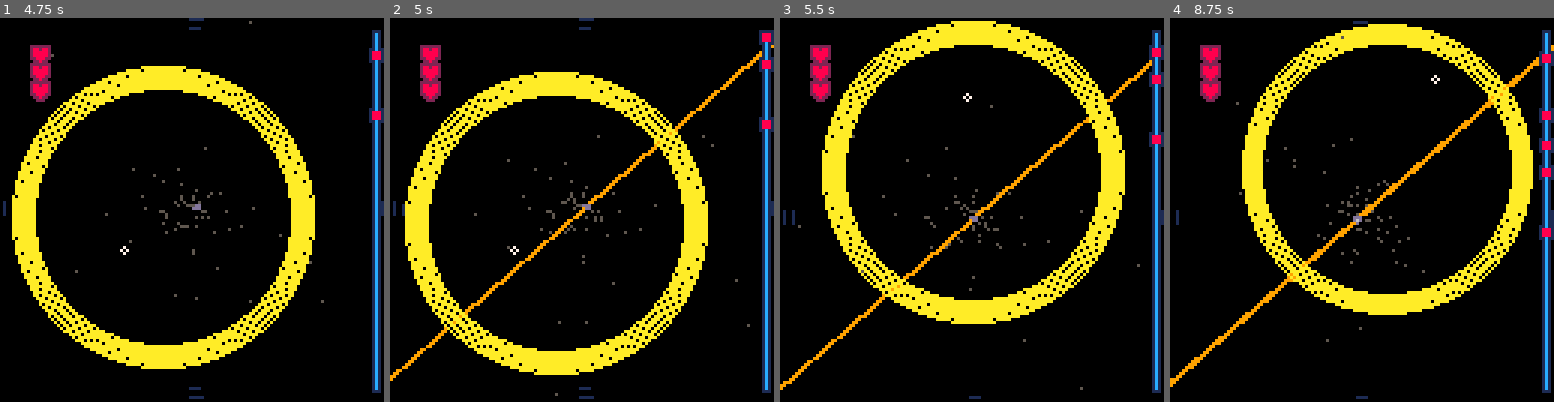
Above: before the commit, frames 1-4 (left to right).
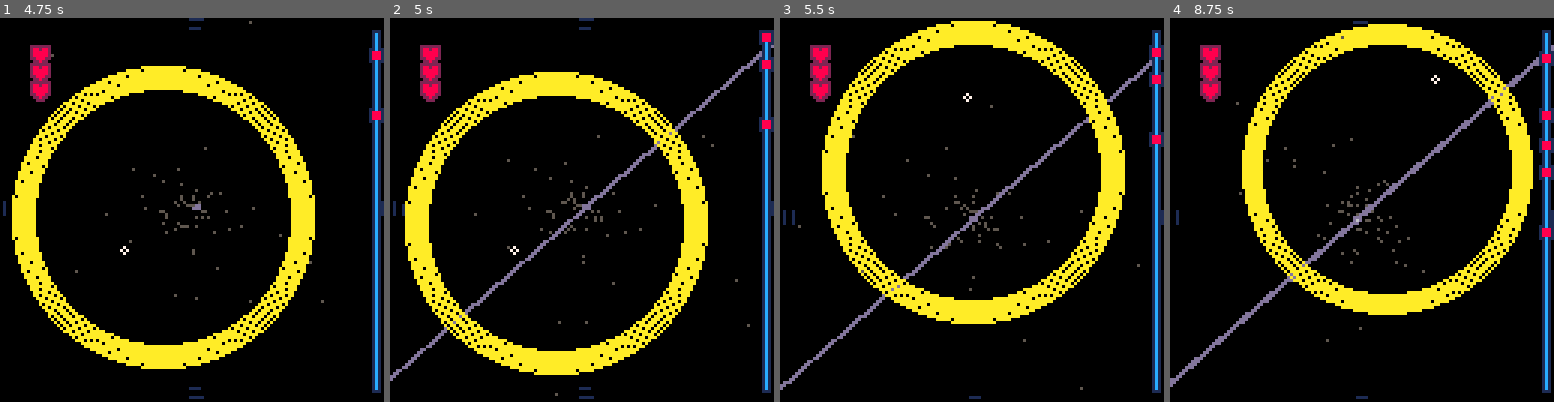
Above: after the commit, the same moments.

Repository: Alfie-Edwards/LoopHole
Game: PICO-8 cartridge loop.p8
Two runs of this game, one before a commit and one after it. Both use one fixed random seed, a clock stepped at 60 frames per second and the inputs below.
Inputs (mouse positions are in pixels of both pictures, inside the frame that each line leads up to):
- Up to frame 1 (4.75 s): tap X (X key) at 0.33, 1.07, 1.85, 2.97, 4.08 s; click (280, 121) at 0.67 s; tap O (Z key) at 0.7, 1.7, 2.1, 2.5, 2.9, 3.3, 3.7, 4.1, 4.5 s; click (46, 267) at 1.22 s; click (107, 114) at 1.77 s; click (172, 259) at 2.32 s; click (234, 106) at 2.87 s; click (295, 256) at 3.42 s; click (61, 102) at 3.97 s; click (122, 248) at 4.52 s
- Up to frame 2 (5 s): tap O (Z key) at 4.9 s
- Up to frame 3 (5.5 s): click (964, 94) at 5.07 s; tap X (X key) at 5.2 s; tap O (Z key) at 5.3 s
- Up to frame 4 (8.75 s): click (1419, 244) at 5.62 s; tap O (Z key) every 0.4 s from 5.7 to 8.5 s; click (1481, 90) at 6.17 s; tap X (X key) at 6.32, 7.43, 8.55 s; click (1246, 236) at 6.72 s; click (1308, 83) at 7.27 s; click (1369, 229) at 7.82 s; click (1434, 79) at 8.37 s

Frame 1 is identical in both runs. In frame 2, 1.3% of the frame differs, in the area x 0-100%, y 7-95%; in frame 3, 1.2%; in frame 4, 1.6%, in the area x 0-100%, y 7-97%.

Commit message:
Fix line dithering

Diff:
--- a/loop.p8
+++ b/loop.p8
@@ -103,7 +103,7 @@
 	-- add new curios
 	if (t() % 5) == 0 then
 		local r = rnd(0.7 * (loop_max_r - loop.w) - 16) + 16
-		add_curio_line(rnd(32) - 16, rnd(32) - 16, rnd(32) - 16, rnd(32) - 16, 9, 10, rnd(1) < 1)
+		add_curio_line(rnd(32) - 16, rnd(32) - 16, rnd(32) - 16, rnd(32) - 16, 2, 10, rnd(1) < 1)
 	end
 
 	-- add new dust
@@ -166,17 +166,17 @@
 		-- we actually want this:
 		--
 		-- pal({[0]=0xd0, [1]=0xd1, [2]=0xd2, ...}, 2)
-		for i=0,15 do pal(i, 13+i*16, 2) end
+		for i=0,15 do pal(i, i+(13*16), 2) end
 		fillp(lerp_from_list(z_start, 1, z, {
+				0b1111111111111111.010,
+				0b1111111111111111.010,
+				0b1111111111111111.010,
+				0b1111111111111111.010,
+				0b1111111111111111.010,
+				0b0111110101111101.010,
+				0b1010010110100101.010,
+				0b1000001010000010.010,
 				0b0000000000000000.010,
-				0b0000000000000000.010,
-				0b0000000000000000.010,
-				0b0000000000000000.010,
-				0b0000000000000000.010,
-				0b1000001010000010.010,
-				0b0101101001011010.010,
-				0b0111110101111101.010,
-				0b1111111111111111.010,
 			}))
 	else
 		fillp(lerp_from_list(loop.z, clip_plane, z, {
@@ -437,7 +437,6 @@
 	ay += 64
 	bx += 64
 	by += 64
-	if(c) color(c)
 	local dx,dy=bx-ax,by-ay
 	-- avoid overflow
 	-- credits: https://www.lexaloffle.com/bbs/?tid=28999
@@ -467,7 +466,7 @@
 			-- open span?
 			local span=spans[y]
 			if span then
-			rectfill(x0 - 64,y - 64,span - 64,y - 64)
+			rectfill(x0 - 64,y - 64,span - 64,y - 64, c + 13 * 16)
 			else
 			spans[y]=x0
 			end
